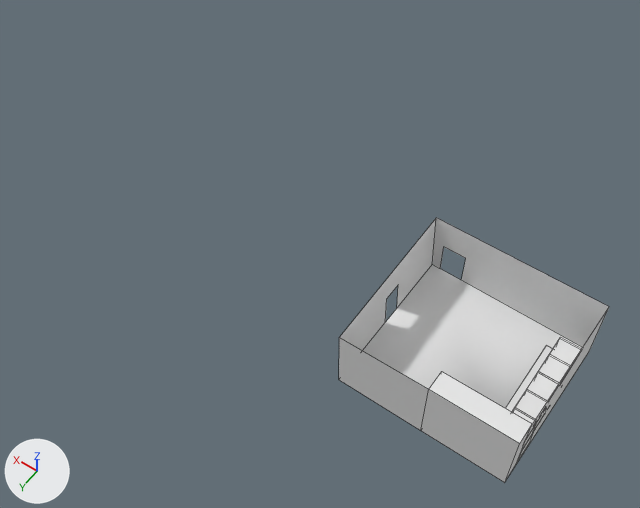
The OBJ model Assets/Prison.obj: old version first, new version second.
Rendered twice from a 50 mm camera at (-1.24, 8.54, 13.37) aimed at (4.31, 0.77, 1.15). Arrows for +X, +Y and +Z are at lower left; the lights stay in place. Mesh edges are drawn as thin lines. Where no turn or scale is listed for an object, it has been applied to the vertices.

Before the edit, the objects in view are built like this:
```python
me_plane_001_plane_002 = bpy.data.meshes.new('Plane.001_Plane.002')
me_plane_001_plane_002.from_pydata(...)  # 22 vertices, 11 faces; spans x -0.28..3.01, y -0.99..2.11, z 0.0..1.38
me_plane_001_plane_002.materials.append(mat_none)  # white #e7e7e7
ob_plane_001_plane_002 = bpy.data.objects.new('Plane.001_Plane.002', me_plane_001_plane_002)
ob_plane_001_plane_002.location = (0.0, 0.0, 0.0)
```
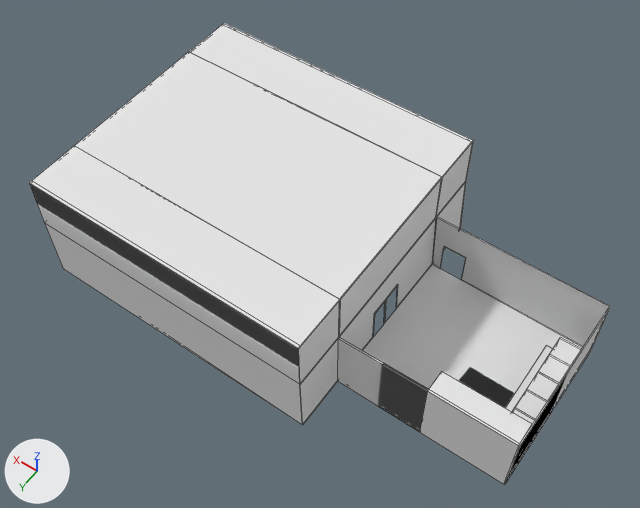
Diff of the bpy script that builds the scene:
```diff
--- a/Assets/Prison.obj.py
+++ b/Assets/Prison.obj.py
@@ me_plane_001_plane_002 @@
 # used by ob_plane_001_plane_002; location = (0.0, 0.0, 0.0)
-me_plane_001_plane_002.from_pydata(...)  # 22 vertices, 11 faces; spans x -0.28..3.01, y -0.99..2.11, z 0.0..1.38
+me_plane_001_plane_002.from_pydata(...)  # 118 vertices, 100 faces; spans x -0.3..8.6, y -2.05..3.17, z -0.01..2.43
+# me_plane_001_plane_002 part 1
+# 6 faces are deleted
+# 84 vertices are added at x -0.3..8.6, y -2.05..3.17, z -0.01..2.43
+# 5 new vertices lie (5.58, 0.0, 0.0) away from vertices in x 2.97..3.02, y -2.05..2.11, z 0.01..2.42
+# 7 new vertices lie (5.58, 0.0, 0.0) away from vertices in x 2.99..3.02, y -2.0..3.17, z -0.01..2.43
+# 95 new faces join them
 me_plane_001_plane_002.materials.append(mat_none)
```

Where the change shows, as pixel boxes [x1, y1, x2, y2] in the pictures (640 x 508 px):
'Plane.001_Plane.002', reshaped (115% wider, 74% taller)
    before: [339, 218, 609, 483]
    after: [29, 23, 611, 485]
